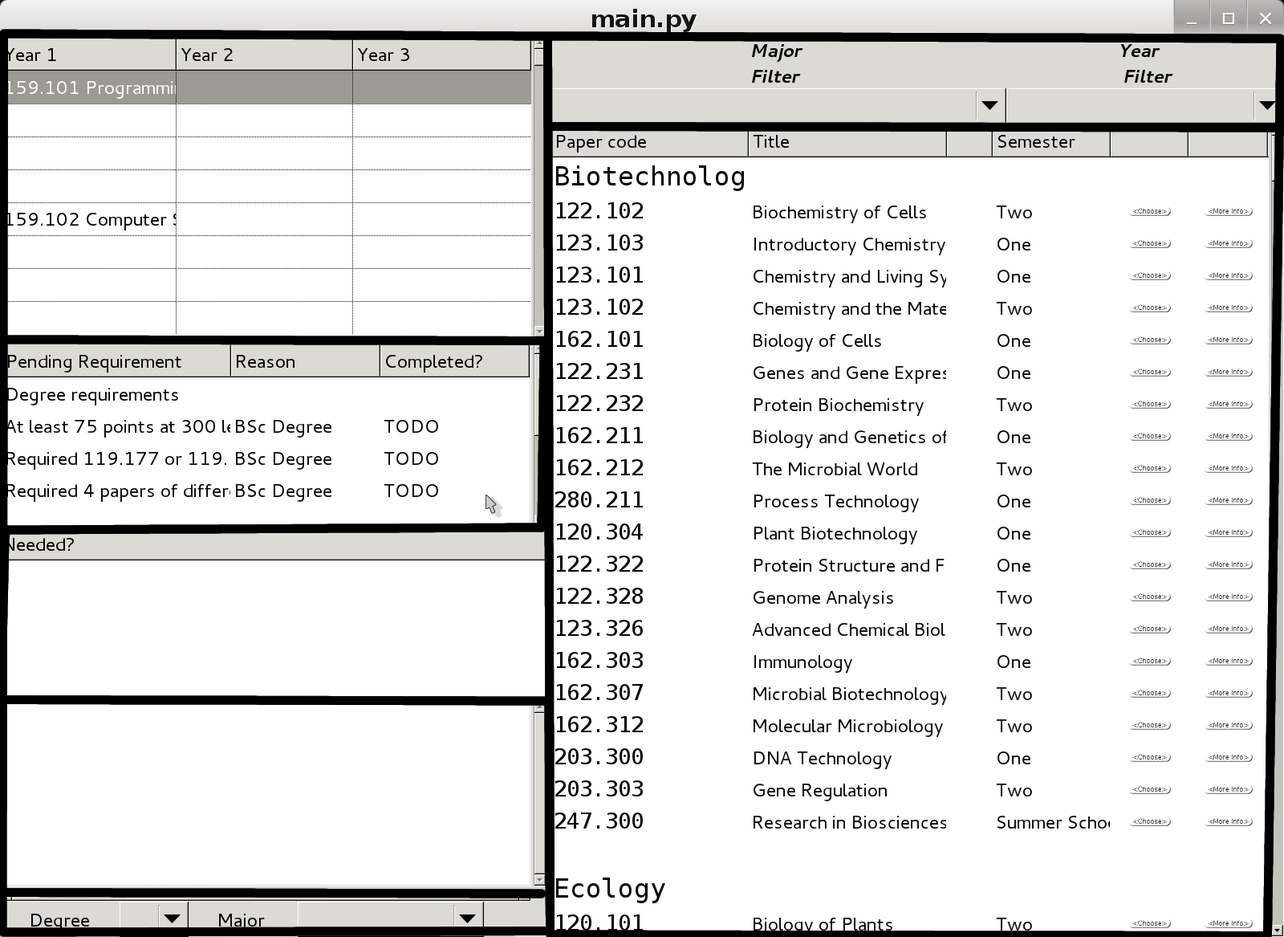
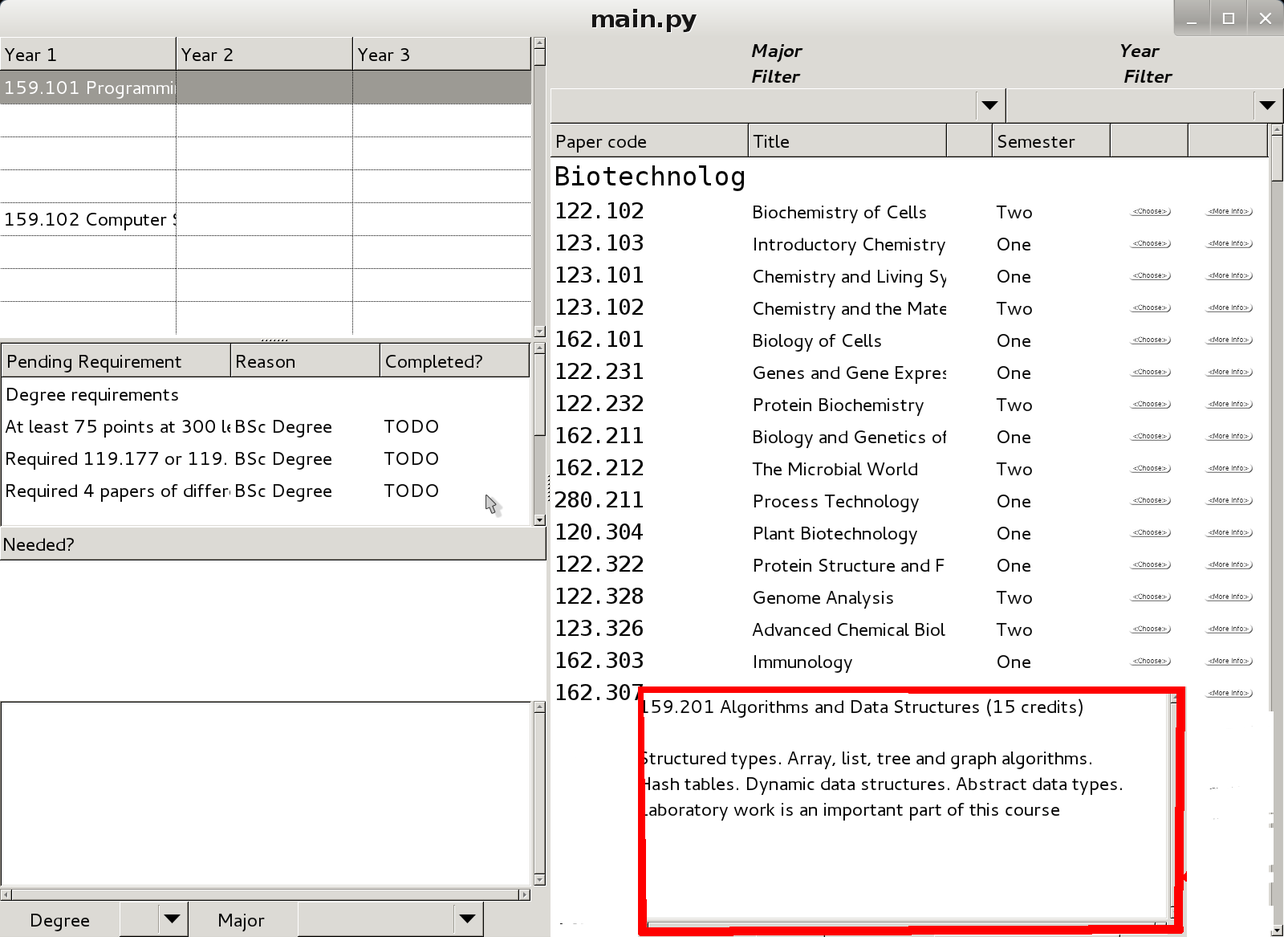
Revision of a layered 1284×937 image; what changed, layer by layer:
added layer "Pasted Layer" above "Add Button" over [638, 686, 1188, 937]
hid "boundaries" over [0, 28, 1284, 937]
painted on "Background" over [552, 711, 1275, 937]
